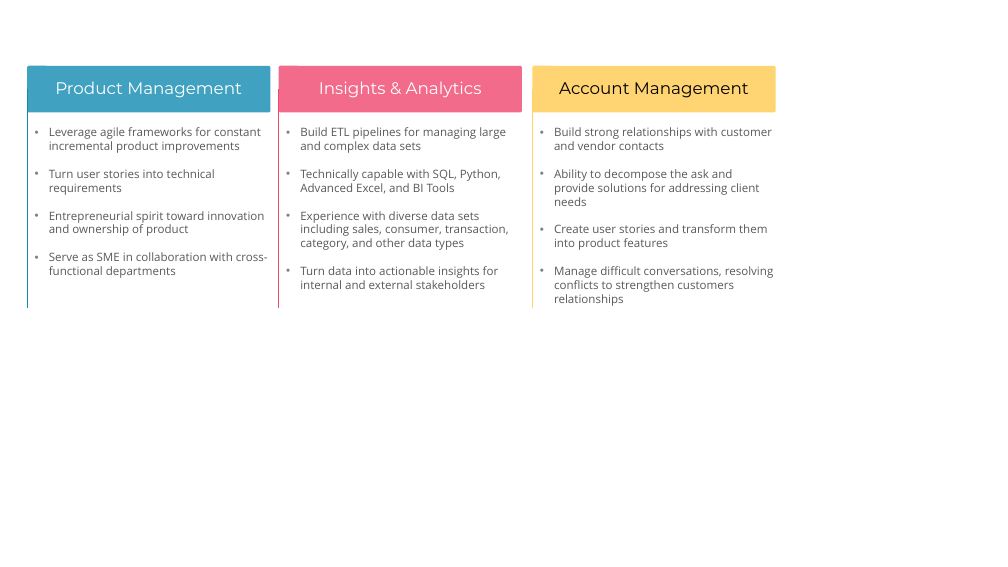
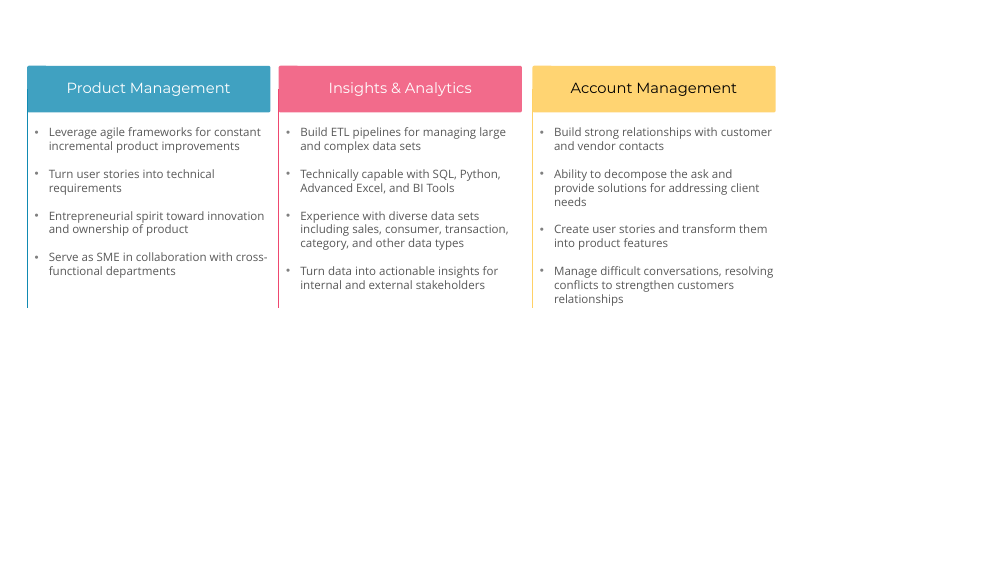
Before and after one commit to admiral810/admiral810.github.io, a slide deck: slide 3 of images/Images Creations (Venn Tools).pptx. Drawn at 1008x567 pixels with LibreOffice and Linux fonts; fonts in the diff are those of the drawing. Boxes give left, top, right and bottom in pixels: in the first picture for what was removed or moved away, otherwise in the second. Text is boxed around its words. In the diff, an @@ line names an element or a change of style, - is before the commit and + after.

```diff
--- a/images/Images Creations (Venn Tools).pptx
+++ b/images/Images Creations (Venn Tools).pptx
@@ size 16 to 14 pt in 3 elements at [67, 82, 231, 96], [329, 82, 472, 96], [571, 82, 737, 96] @@
```
Also in this commit, not shown: 1 other file.
